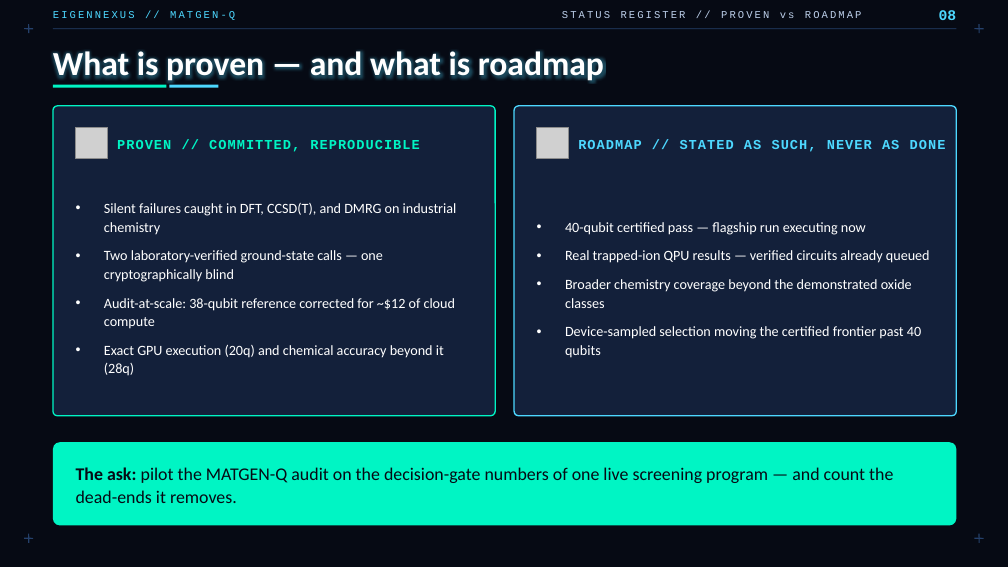
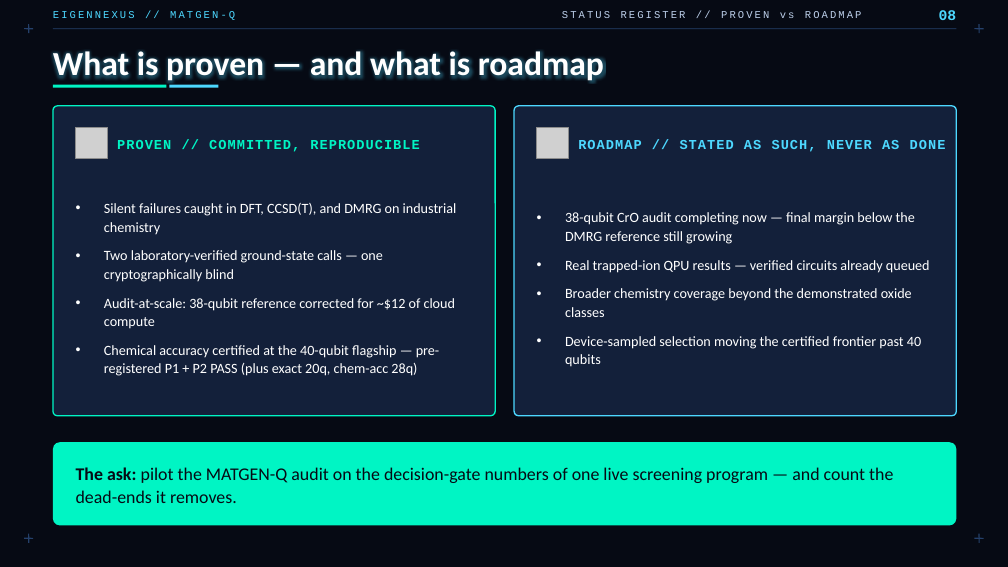
Before and after one commit to christianmetzl/potomac_advancedmaterials, a slide deck: slide 8 of docs/MATGENQ_Audit_CxO.pptx. Drawn at 1008x567 pixels with LibreOffice and Linux fonts; fonts in the diff are those of the drawing; grey boxes stand for pictures. Boxes give left, top, right and bottom in pixels: in the first picture for what was removed or moved away, otherwise in the second. Text is boxed around its words. In the diff, an @@ line names an element or a change of style, - is before the commit and + after.

```diff
--- a/docs/MATGENQ_Audit_CxO.pptx
+++ b/docs/MATGENQ_Audit_CxO.pptx
@@ text at (x1=565, y1=212, x2=915, y2=244): text changed @@
-• 40-qubit certified pass — flagship run executing now
+• 38-qubit CrO audit completing now — final margin below the DMRG reference still growing
@@ text at (x1=104, y1=345, x2=440, y2=376): text changed @@
-• Exact GPU execution (20q) and chemical accuracy beyond it (28q)
+• Chemical accuracy certified at the 40-qubit flagship — pre-registered P1 + P2 PASS (plus exact 20q, chem-acc 28q)
```
Also in this commit, not shown: 2 other slides changed, 1 other file.
